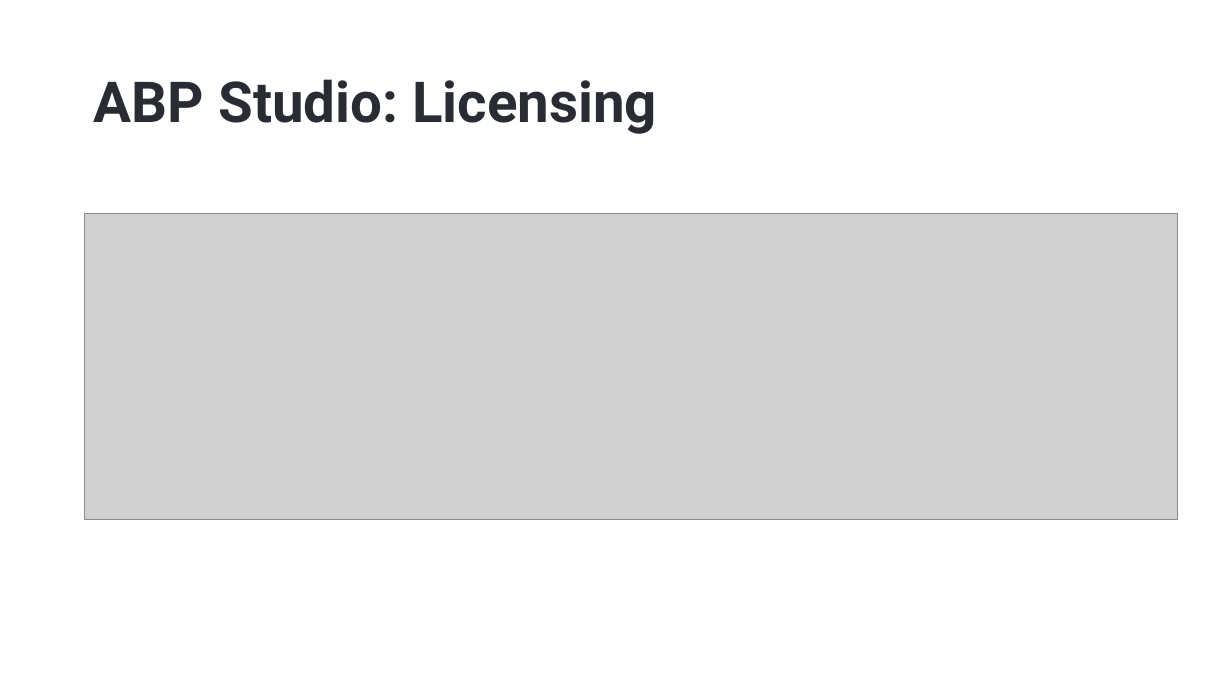
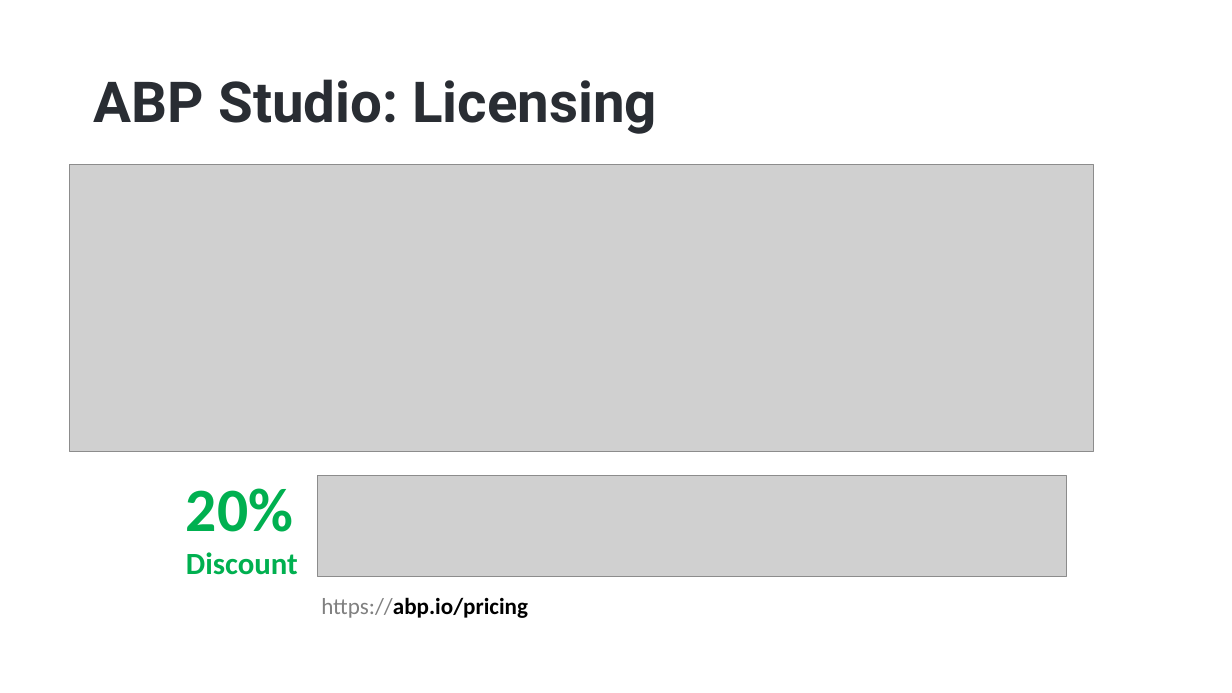
Before and after one commit to hikalkan/presentations, a slide deck: slide 16 of 2024-08-15 ABP Community Talks 2024.4/ABP Studio - The Missing Tool for Dotnet Developers.pptx. Drawn at 1232x693 pixels with LibreOffice and Linux fonts; fonts in the diff are those of the drawing; grey boxes stand for pictures; background and template pictures are left out. Boxes give left, top, right and bottom in pixels: in the first picture for what was removed or moved away, otherwise in the second. Text is boxed around its words. In the diff, an @@ line names an element or a change of style, - is before the commit and + after.

```diff
--- a/2024-08-15 ABP Community Talks 2024.4/ABP Studio - The Missing Tool for Dotnet Developers.pptx
+++ b/2024-08-15 ABP Community Talks 2024.4/ABP Studio - The Missing Tool for Dotnet Developers.pptx
@@ picture: place and size @@
-picture at [85,213,1178,519]
+picture at [69,165,1093,451]
@@ picture added at [318,476,1067,577] @@
@@ text added at [186,488,298,575], 24 pt, text #00B050, bold @@
+20%
+Discount
@@ text added at [321,597,528,618], 18 pt, text #000000, bold @@
+https://abp.io/pricing
```
Also in this commit, not shown: 3 other slides changed.
